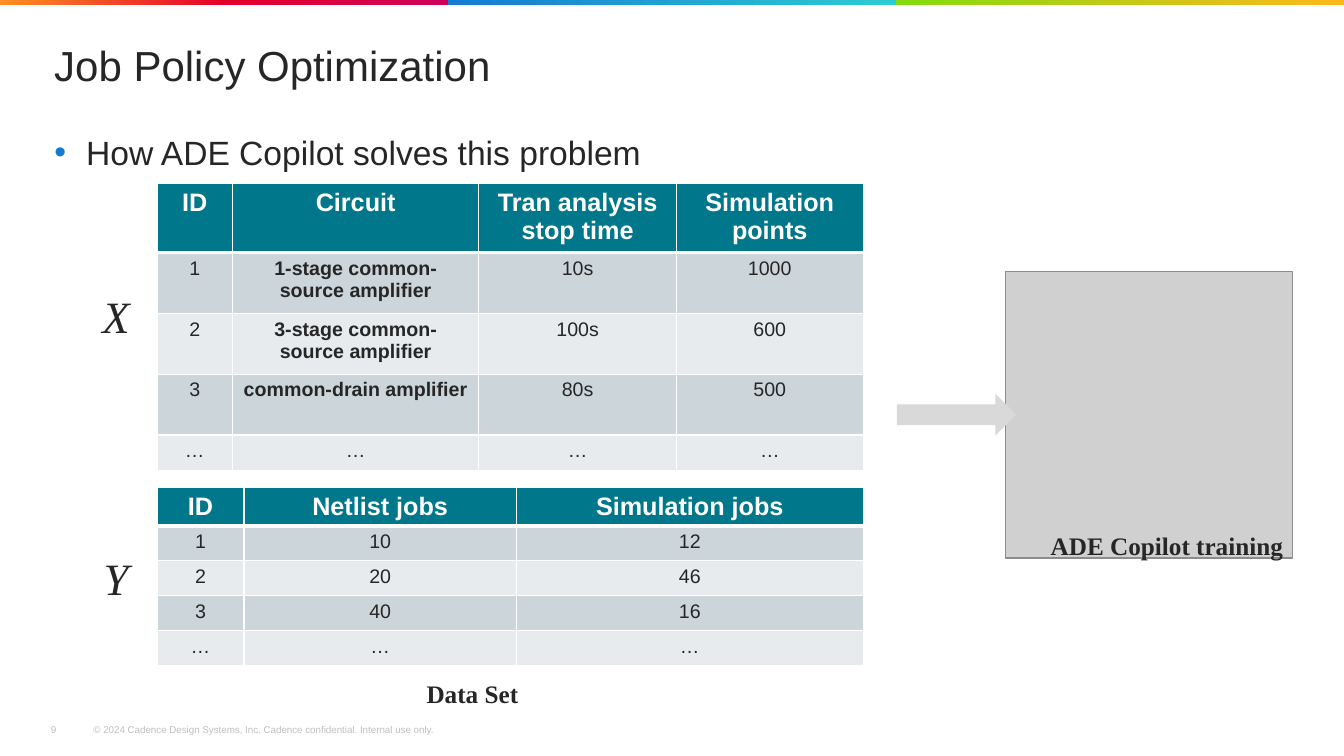
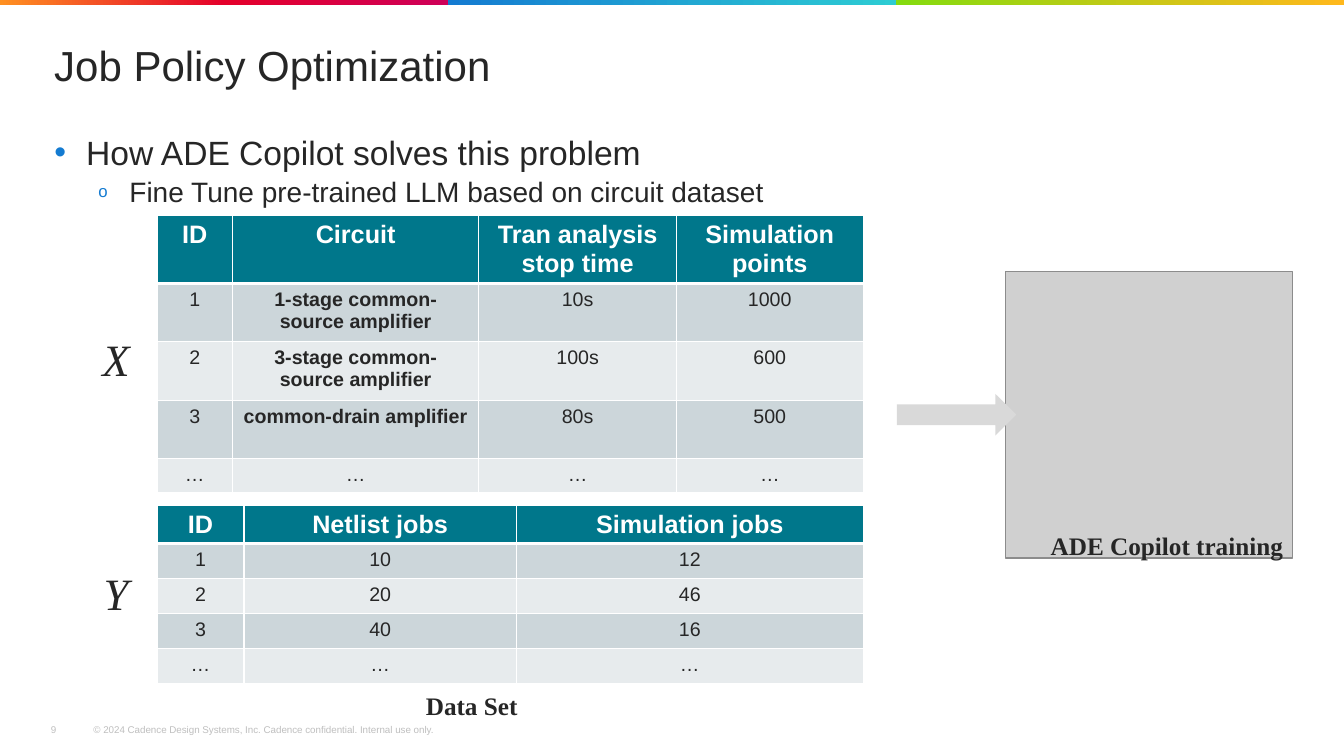
Before and after one commit to xpc123/forSync, a slide deck: slide 9 of ADE_copilot/CIC-2025_PPT_ADECopilot.pptx. Drawn at 1344x756 pixels with LibreOffice and Linux fonts; fonts in the diff are those of the drawing; grey boxes stand for pictures; background and template pictures are left out. Boxes give left, top, right and bottom in pixels: in the first picture for what was removed or moved away, otherwise in the second. Text is boxed around its words. In the diff, an @@ line names an element or a change of style, - is before the commit and + after.

```diff
--- a/ADE_copilot/CIC-2025_PPT_ADECopilot.pptx
+++ b/ADE_copilot/CIC-2025_PPT_ADECopilot.pptx
@@ text at (129,181,763,207): paragraph added @@
+  o Fine Tune pre-trained LLM based on circuit dataset
@@ table: place and size @@
-table at (157,184,863,472)
+table at (157,216,863,495)
@@ text "X": place and size @@
-text "X" at (102,303,129,333)
+text "X" at (102,346,129,376)
@@ table: place and size @@
-table at (157,487,863,667)
+table at (157,505,863,686)
@@ text "Y": place and size @@
-text "Y" at (104,565,129,595)
+text "Y" at (104,580,129,610)
@@ text "Data Set": place and size @@
-text "Data Set" at (427,686,519,704)
+text "Data Set" at (426,698,518,716)
```
Also in this commit, not shown: 3 other slides changed, 1 other file.
